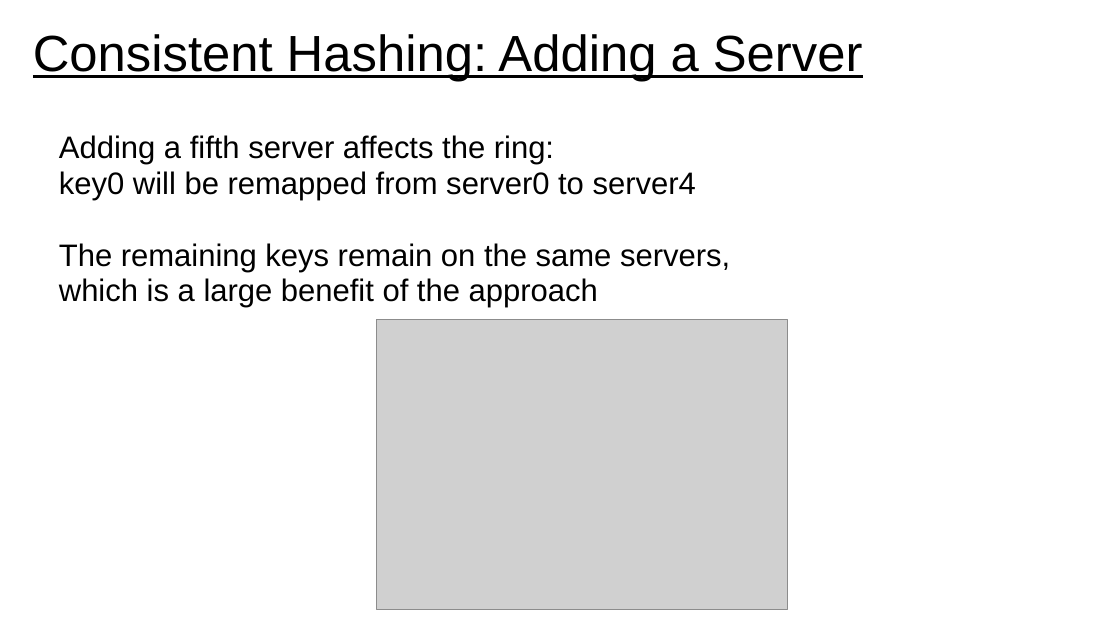
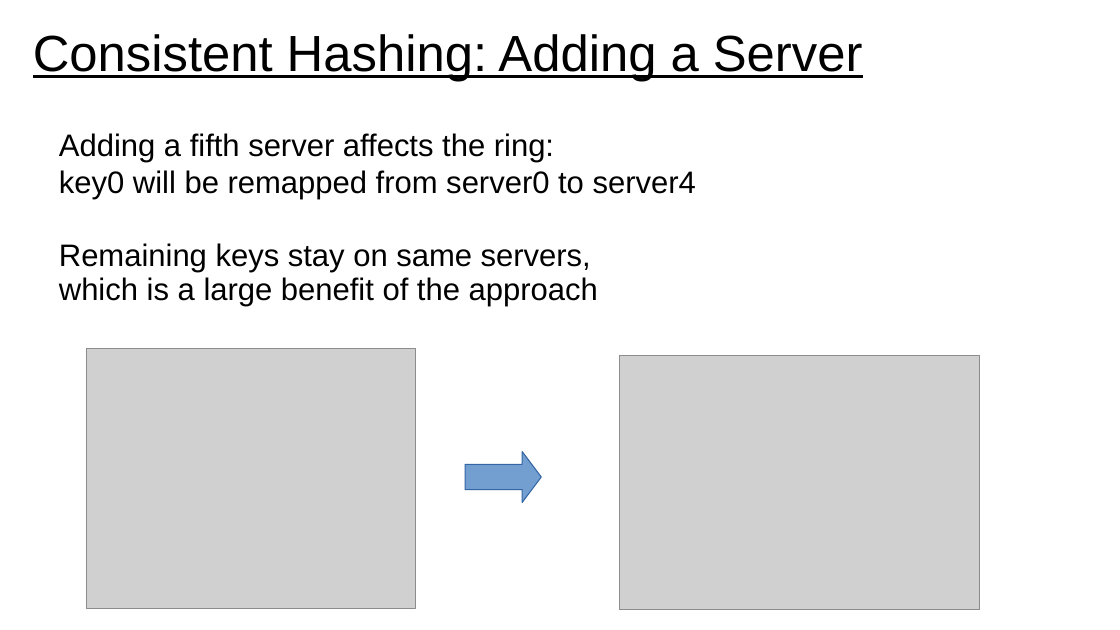
Before and after one commit to UVADS/distributed_computing, a slide deck: slide 14 of 09_distributed_data_concepts_and_tools/consistent_hashing.ppt (slide 9 before the commit). Drawn at 1120x630 pixels with LibreOffice and Linux fonts; fonts in the diff are those of the drawing; grey boxes stand for pictures. Boxes give left, top, right and bottom in pixels: in the first picture for what was removed or moved away, otherwise in the second. Text is boxed around its words. In the diff, an @@ line names an element or a change of style, - is before the commit and + after.

```diff
--- a/09_distributed_data_concepts_and_tools/consistent_hashing.ppt
+++ b/09_distributed_data_concepts_and_tools/consistent_hashing.ppt
@@ text at [59, 243, 598, 307]: text changed @@
-The remaining keys remain on the same servers,
-which is a large benefit of the approach
+Remaining keys stay on same servers,
+which is a large benefit of the approach
@@ picture added at [87, 349, 416, 609] @@
@@ picture: place and size @@
-picture at [377, 320, 788, 610]
+picture at [620, 356, 980, 610]
@@ right arrow added at [465, 452, 542, 503], fill #729FCF, outline #3465A4 0.74 pt @@
```
Also in this commit, not shown: 7 other slides changed, 6 slides added, 1 slide removed.
